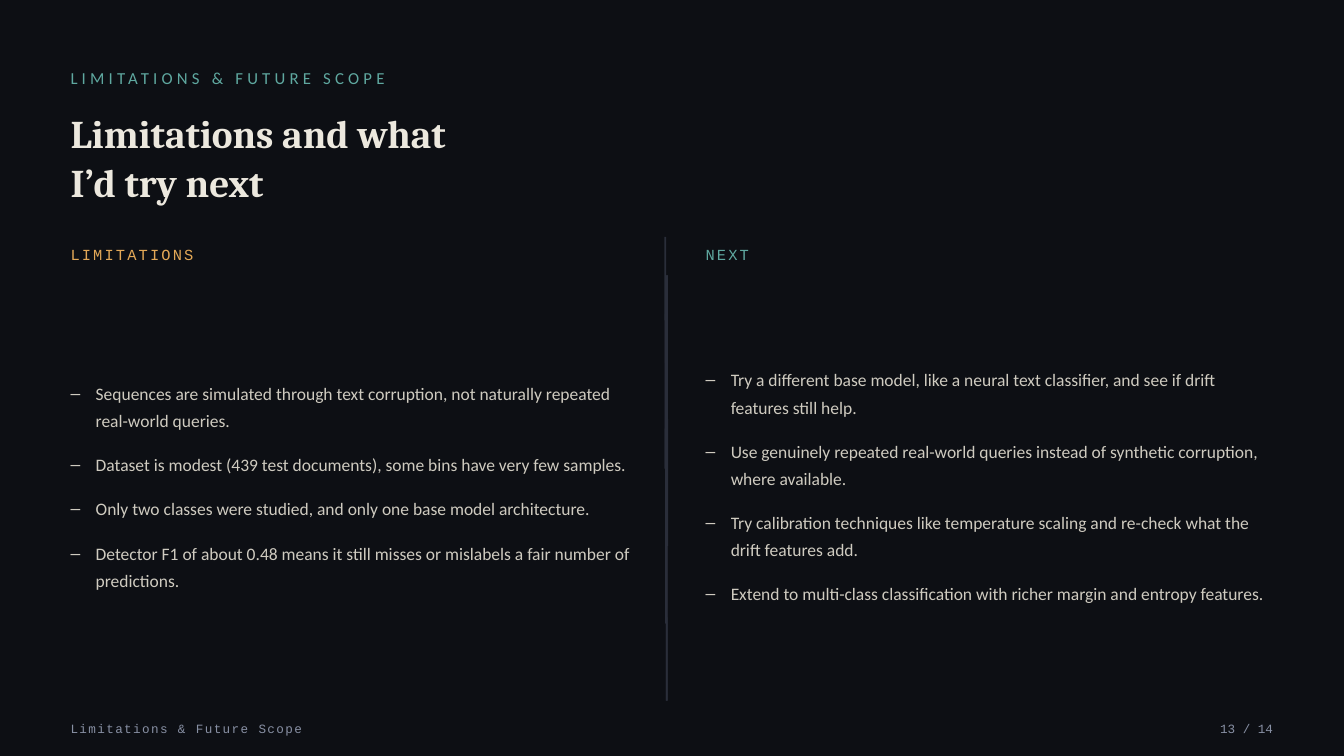
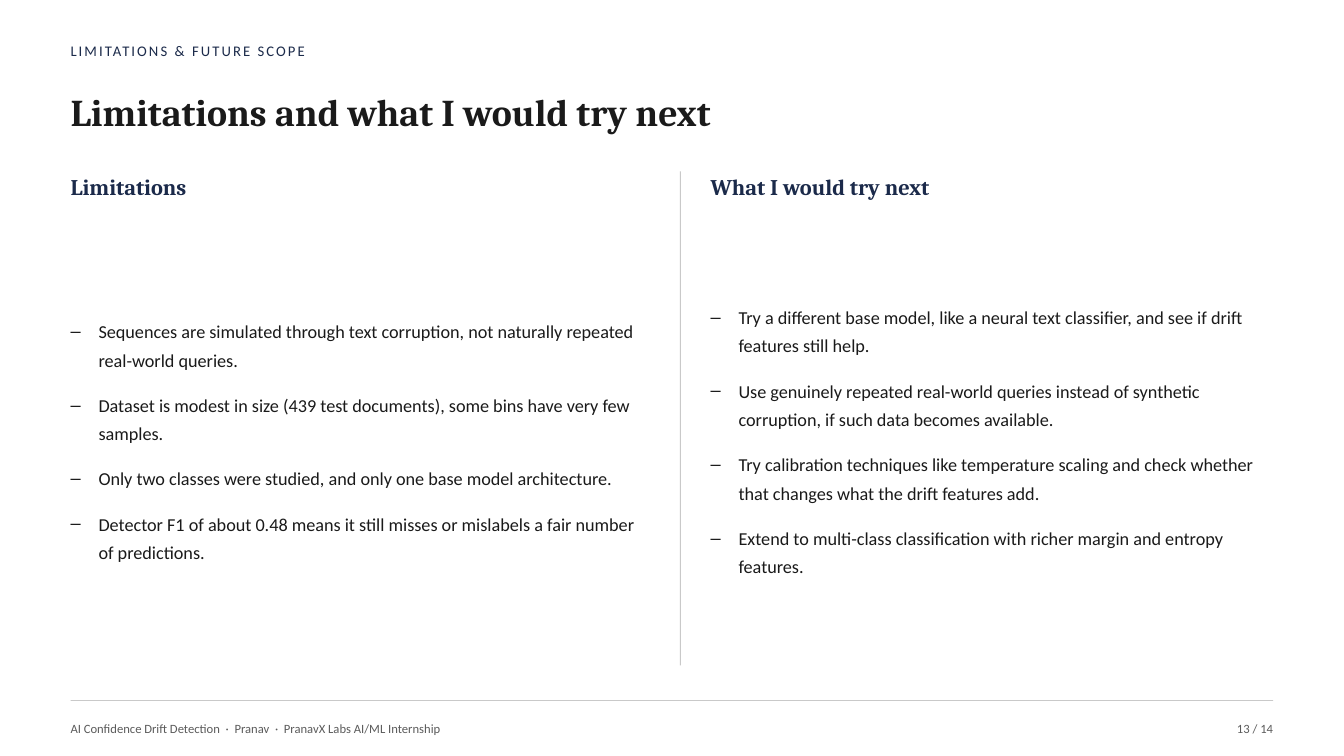
Before and after one commit to ahansardar/ai-confidence-drift, a slide deck: slide 13 of reports/presentation/AI_Confidence_Drift_Presentation.pptx. Drawn at 1344x756 pixels with LibreOffice and Linux fonts; fonts in the diff are those of the drawing. Boxes give left, top, right and bottom in pixels: in the first picture for what was removed or moved away, otherwise in the second. Text is boxed around its words. In the diff, an @@ line names an element or a change of style, - is before the commit and + after.

Commit message:
Rebuild presentation in a plain academic style
Replaced the dark tech theme with a paper-white, Century Schoolbook /
Calibri layout resembling a real university defense deck: proper
figure and table captions, a classic footline (author, title, page
number), and results shown as data tables rather than styled cards.

```diff
--- a/reports/presentation/AI_Confidence_Drift_Presentation.pptx
+++ b/reports/presentation/AI_Confidence_Drift_Presentation.pptx
@@ background #0D0F14 to #FFFFFF @@
@@ text "LIMITATIONS & FUTURE SCOPE": place and size @@
-text "LIMITATIONS & FUTURE SCOPE" at [71,121,274,149]
+text "LIMITATIONS & FUTURE SCOPE" at [71,100,267,127]
@@ text "LIMITATIONS & FUTURE SCOPE" at [71,100,267,127]: size 12 to 10.5 pt, text colour #5FA8A0 to #1B2A4A, letter spacing 3 to 1.5 pt @@
@@ text at [275,99,710,135]: text changed; size 28 to 27 pt; text colour #ECE8DE to #1A1A1A @@
-Limitations and what
-I’d try next
+Limitations and what I would try next
@@ text at [71,179,187,195]: text changed; size 11 to 16 pt; font Courier New to Cambria; text colour #E3A857 to #1B2A4A; bold on @@
-LIMITATIONS
+Limitations
@@ line moved from (665, 237) - (665, 469) to (681, 171) - (681, 665) @@
@@ line (681, 171) - (681, 665): stroke #2A2E3A 1.25 pt to #C9C9C9 0.75 pt @@
@@ text added at [711,179,929,200], 16 pt, text #1B2A4A, bold @@
+What I would try next
@@ text "Sequences are simulated through text ...": place and size @@
-text "Sequences are simulated through text ..." at [96,388,630,590]
+text "Sequences are simulated through text ..." at [99,325,635,562]
@@ text "Try a different base model, ...": place and size @@
-text "Try a different base model, ..." at [731,374,1264,603]
+text "Try a different base model, ..." at [739,311,1253,573]
@@ text removed at [706,250,749,260] @@
-NEXT
@@ line removed from (666, 701) to (667, 275) @@
@@ line removed from (667, 275) to (667, 546) @@
@@ text at [99,325,635,562]: size 12.5 to 13 pt, text colour #CFCBC0 to #1A1A1A in "Sequences are simulated through text corruption, not ...", "Only two classes were studied, and only ...", "Detector F1 of about 0.48 means it ..."; indent changed @@
@@ line removed from (665, 469) to (666, 315) @@
@@ line removed from (666, 315) to (666, 623) @@
@@ text at [739,311,1242,573]: size 12.5 to 13 pt, text colour #CFCBC0 to #1A1A1A in "Try a different base model, like a ...", "Extend to multi-class classification with richer margin ..."; indent changed @@
@@ text at [739,385,1253,503]: text changed; size 12.5 to 13 pt; text colour #CFCBC0 to #1A1A1A @@
-– Use genuinely repeated real-world queries instead of synthetic corruption, where available.
-– Try calibration techniques like temperature scaling and re-check what the drift features add.
+– Use genuinely repeated real-world queries instead of synthetic corruption, if such data becomes available.
+– Try calibration techniques like temperature scaling and check whether that changes what the drift features add.
@@ text at [99,399,630,443]: text changed; size 12.5 to 13 pt; text colour #CFCBC0 to #1A1A1A @@
-– Dataset is modest (439 test documents), some bins have very few samples.
+– Dataset is modest in size (439 test documents), some bins have very few samples.
@@ line removed from (666, 623) to (666, 391) @@
@@ line removed from (666, 391) to (666, 701) @@
@@ line added from (71, 701) to (1273, 701), #C9C9C9 0.5 pt @@
@@ text "13 / 14" at [1237,725,1273,733]: font Courier New to Calibri, text colour #8890A4 to #5B5B5B @@
@@ text removed at [71,724,302,736] @@
-Limitations & Future Scope
@@ text added at [71,724,440,735], 9 pt, text #5B5B5B @@
+AI Confidence Drift Detection · Pranav · PranavX Labs AI/ML Internship
```
Also in this commit, not shown: 13 other slides changed.
